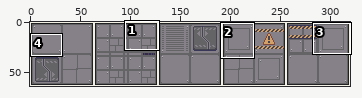
Pixel-art file, stored at art/modules/Floor_2x2.ase. The first picture is a wide view before the edit; the outline marks the close-up.
Close-up. Old version:
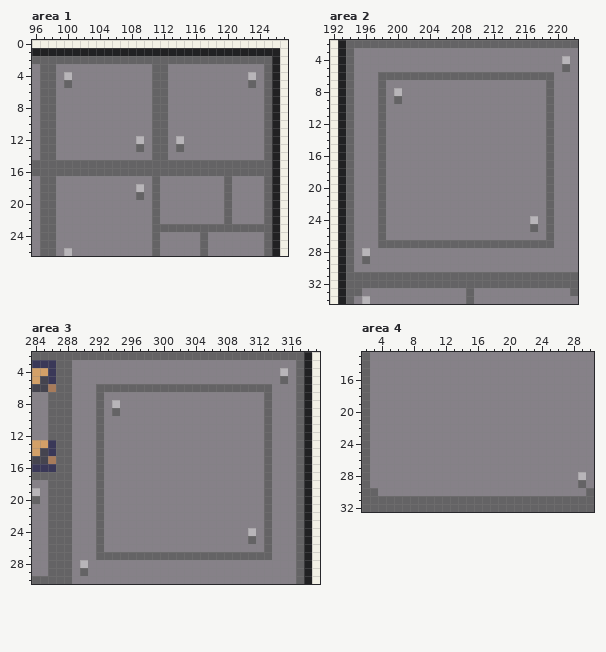
320x64 pixels, 1 frame. Shown: area 1: x 96..127, y 0..26; area 2: x 192..222, y 2..34; area 3: x 284..319, y 2..30; area 4: x 2..30, y 13..32. The commit also changed other parts of the picture, which this record leaves out.
New version:
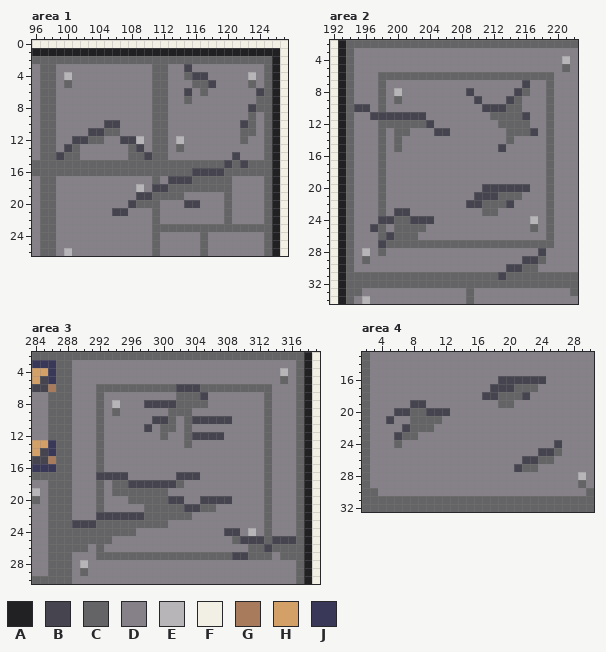
Palette (. is transparent): A #212123  B #45444f  C #646365  D #868188  E #b8b5b9  F #f2f0e5  G #a77b5b  H #d3a068  J #3a3858
Difference:
layer "Layer 2" added
Changed rows in their new state; - is an unchanged pixel.
Area 1, layer "Layer 2":
first column x 99:
 3 ----------------B---------
 4 ----------------CBB-------
 5 -----------------CCB------
 6 ----------------B-C------B
 7 ----------------C--------C
 8 ------------------------BC
 9 ------------------------C-
10 ------BB---------------BC-
11 ----BBCC---------------CC-
12 --BBCC--BB-------------C--
13 -BC------CB---------------
14 BCC------CCB----------B---
15 ---------------------B-B--
16 -----------------BBBB-----
17 --------------BBBCCCC-----
18 ------------BBCCCCCCC-----
19 ----------BB-CCC----------
20 ---------BCC----BB--------
21 -------BB-----------------
Area 2, layer "Layer 2":
first column x 195:
 7 ---------------------B-
 8 --------------B-----BC-
 9 ---------------B---BC--
10 BB--------------BBBCC--
11 --BBBBBBB--------CCCCB-
12 ----CCCCCB--------CCCC-
13 -----CC---BB-------CCCB
14 -----C-------------C---
15 -----C------------B----
first column x 197:
20 --------------BBBBBB--
21 -------------BBBCCC---
22 ------------BBCCCB----
23 ---BB---------CC------
24 -BBCCBBB--------------
25 B--CCCC---------------
26 --BCCC----------------
27 -B--------------------
28 -C-------------------B
29 -------------------BBC
30 -----------------BBCC-
31 ----------------B-----
Area 3, layer "Layer 2":
first column x 298:
 6 ----BBB----
 7 ----CCCB---
 8 BBBBCCCC---
 9 ---CCC-----
10 -BBC-CBBBBB
11 B-CC-C-----
12 --C--CBBBB-
13 -----C-----
first column x 289:
17 ---BBBB------BBB------------
18 -----CCBBBBBBC--------------
19 -----CCCCCCC----------------
20 -------CCCCCBB--BBBB--------
21 ---------CCCCCBBCC----------
22 ---BBBBBBCCCCCC-------------
23 BBB-CCCCCCCC----------------
24 CCC-CCCC-----------BB-------
25 CCC-C---------------CBBB-BBB
26 CC--------------------CCBCCC
27 --------------------BB----CC
Area 4, layer "Layer 2":
first column x 5:
16 --------------BBBBBB--
17 -------------BBBCCC---
18 ------------BBCCCB----
19 ---BB---------CC------
20 -BBCCBBB--------------
21 B--CCCC---------------
22 --BCCC----------------
23 -BCC------------------
24 -C-------------------B
25 -------------------BBC
26 -----------------BBCC-
27 ----------------BCC---
Changed places in both close-ups, as pixel boxes (x1, y1, x2, y2):
changed: (56, 64, 264, 216)
changed: (354, 80, 538, 152)
changed: (370, 184, 546, 280)
changed: (144, 384, 232, 448)
changed: (72, 472, 296, 560)
changed: (482, 376, 546, 408)
changed: (386, 400, 450, 448)
changed: (514, 440, 562, 472)
